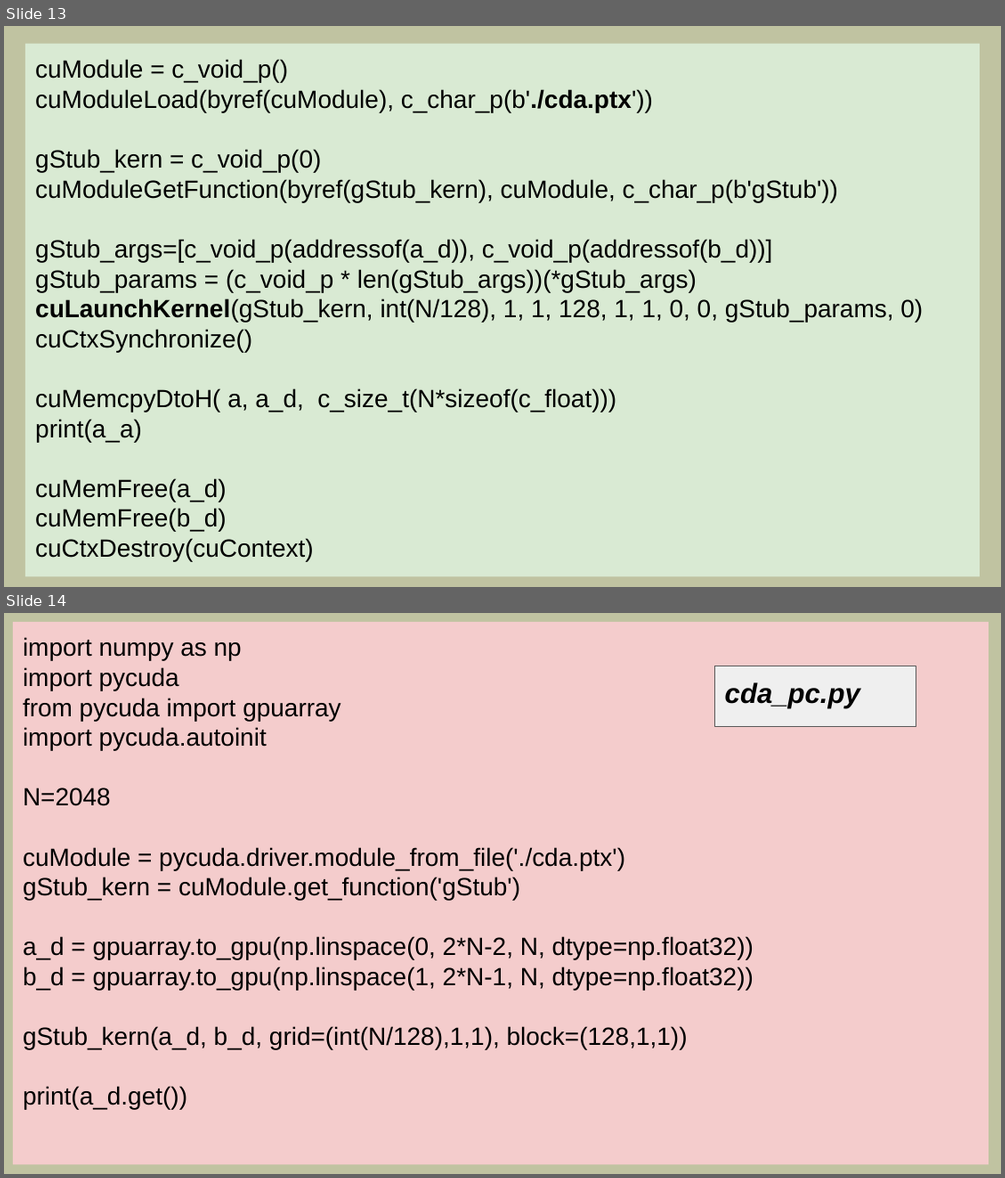
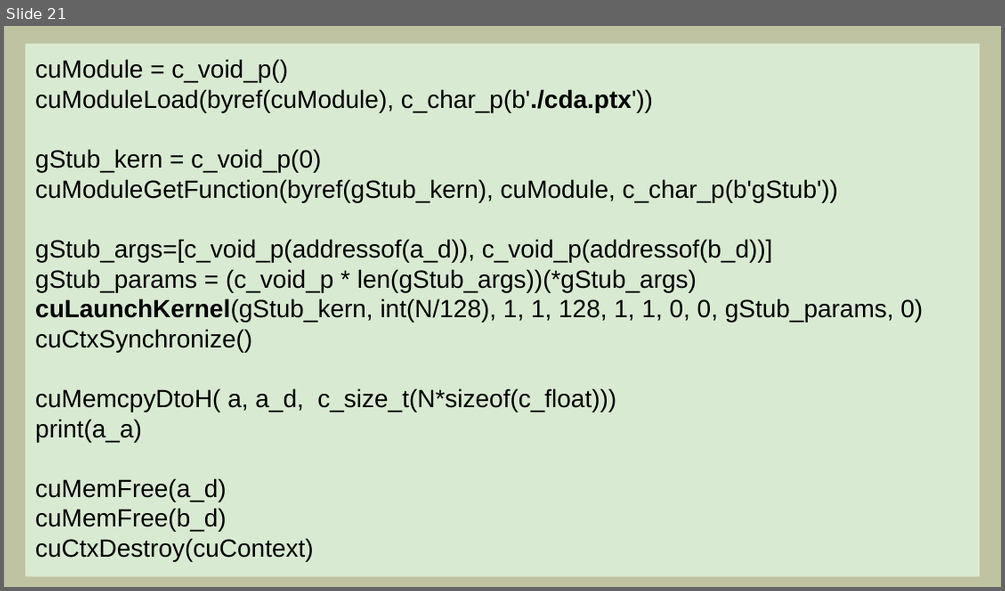
Before and after one commit to mlkv52/sibsutis_cuda_bachelors-2025, a slide deck: Лекции/pptx/Лекция9-ПГП-2025.pptx. Shown one above the other, each under a label of ours: slides 13 and 14 before the commit, slide 21 after it. The pictures are 1005x1178 and 1005x591 pixels, drawn with LibreOffice and Linux fonts; fonts in the diff are those of the drawing. Boxes give left, top, right and bottom in pixels: in the first picture for what was removed or moved away, otherwise in the second. Text is boxed around its words. In the diff, an @@ line names an element or a change of style, - is before the commit and + after.

```diff
--- a/Лекции/pptx/Лекция9-ПГП-2025.pptx
+++ b/Лекции/pptx/Лекция9-ПГП-2025.pptx
@@ slide 14 removed at bbox=[4, 613, 1001, 1174], background #C0C3A1 @@
@@ rectangle removed at bbox=[13, 622, 989, 1164] @@
-import numpy as np
-import pycuda
-from pycuda import gpuarray
-import pycuda.autoinit
-N=2048
-cuModule = pycuda.driver.module_from_file('./cda.ptx')
-gStub_kern = cuModule.get_function('gStub')
-a_d = gpuarray.to_gpu(np.linspace(0, 2*N-2, N, dtype=np.float32))
-b_d = gpuarray.to_gpu(np.linspace(1, 2*N-1, N, dtype=np.float32))
-gStub_kern(a_d, b_d, grid=(int(N/128),1,1), block=(128,1,1))
-print(a_d.get())
@@ rectangle removed at bbox=[715, 666, 916, 727] @@
-cda_pc.py
@@ what was slide 13 is now slide 21 @@
```
Also in this commit, not shown: 4 slides changed, 10 slides added, 1 other slide removed.
